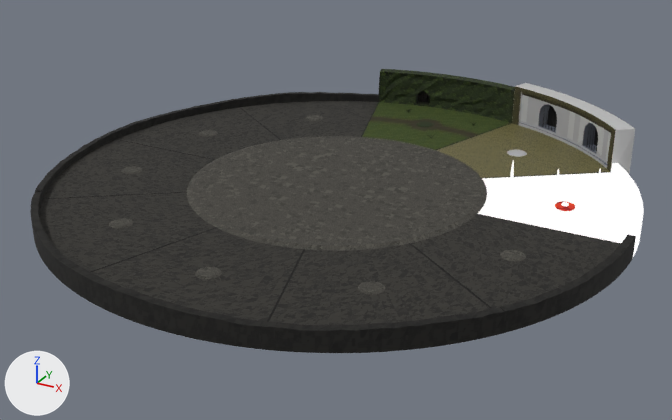
A saved change to the glTF model hub/models/hub_base.glb.
The view is the same before and after, from a camera (50 mm lens) standing at (72.8, -132.8, 61.6) and looking at (1.0, -2.2, -3.7). Lighting does not change. The marker at lower left points along +X, +Y and +Z. The picture after the commit comes second. Objects named as collision shapes, trigger or cutter boxes, shadow casters or lower levels of detail are left out.

Names of what the first picture shows: 'HubBaseRock'.
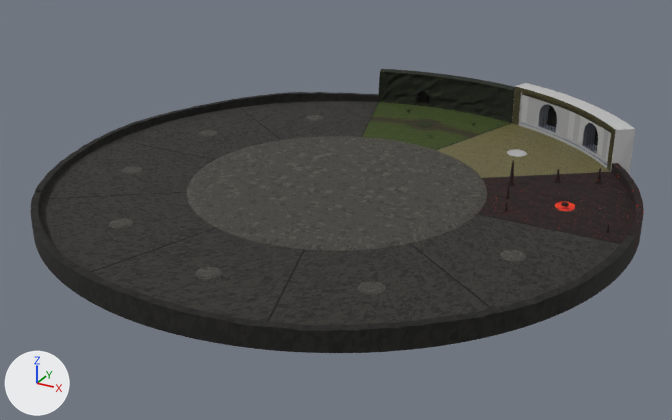
Pixel boxes (x1, y1, x2, y2) of what changed, in the pictures (672 x 420 px):
'HubBaseRock', surface changed (white to black): (379, 70, 644, 261) in both

The change, as a list of edits to the scene's bpy script:
```text
Add img_hell_rock_emissive:
    img_hell_rock_emissive = load_image('hell_rock_emissive', '../../maps/bentham_ring/textures/hell_rock_emissive.png', 256, 256, 'sRGB')
Change mat_hellrock:
    add n4 = _N.new('ShaderNodeTexImage'); n4.name = 'Image Texture'
    add n4.image = img_hell_rock_emissive
    add n4.interpolation = 'Closest'
    remove n4 = _N.new('ShaderNodeTexImage'); n4.name = 'Image Texture'
    remove n4.image = img_hell_rock_albedo
    remove n4.interpolation = 'Closest'
    add n5 = _N.new('ShaderNodeTexImage'); n5.name = 'Image Texture.001'
    add n5.image = img_hell_rock_albedo
    add n5.interpolation = 'Closest'
    where n2 = _N.new('ShaderNodeMix'); n2.name = 'Mix'
    where n0 = _N.new('ShaderNodeBsdfPrincipled'); n0.name = 'Principled BSDF'
    remove _L.new(n4.outputs[0], n2.inputs[6])  # 'Color' to 'A'
    add _L.new(n4.outputs[0], n0.inputs[27])  # 'Color' to 'Emission Color'
    add _L.new(n5.outputs[0], n2.inputs[6])  # 'Color' to 'A'
```
